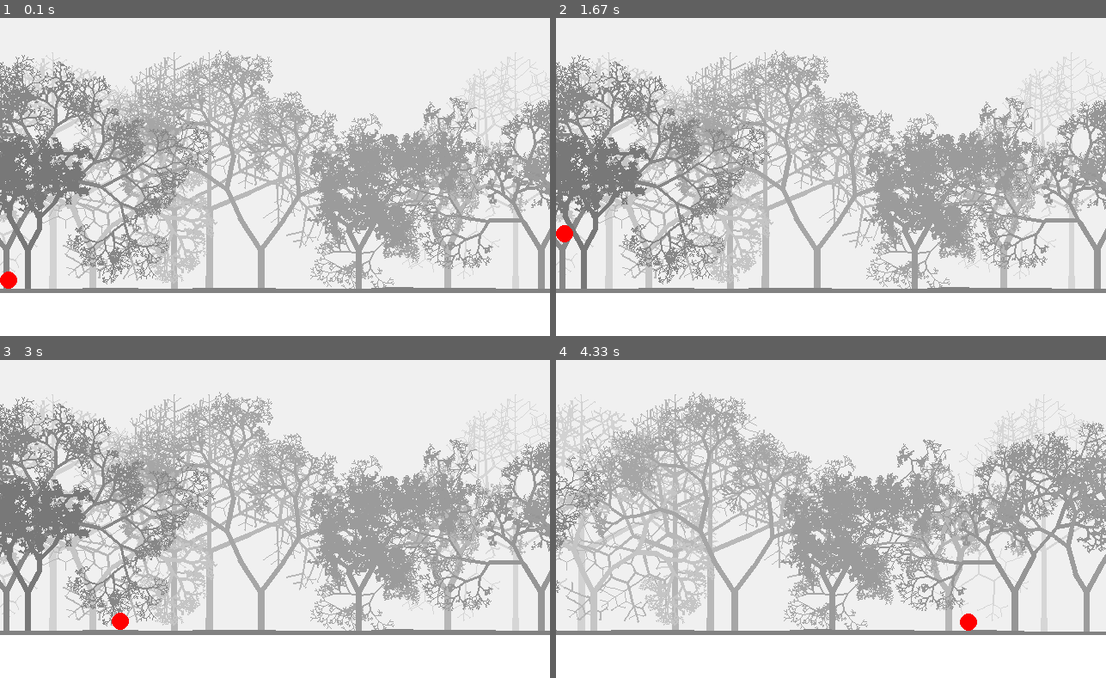
Above: before the commit, frames 1-4 (two rows, left to right).
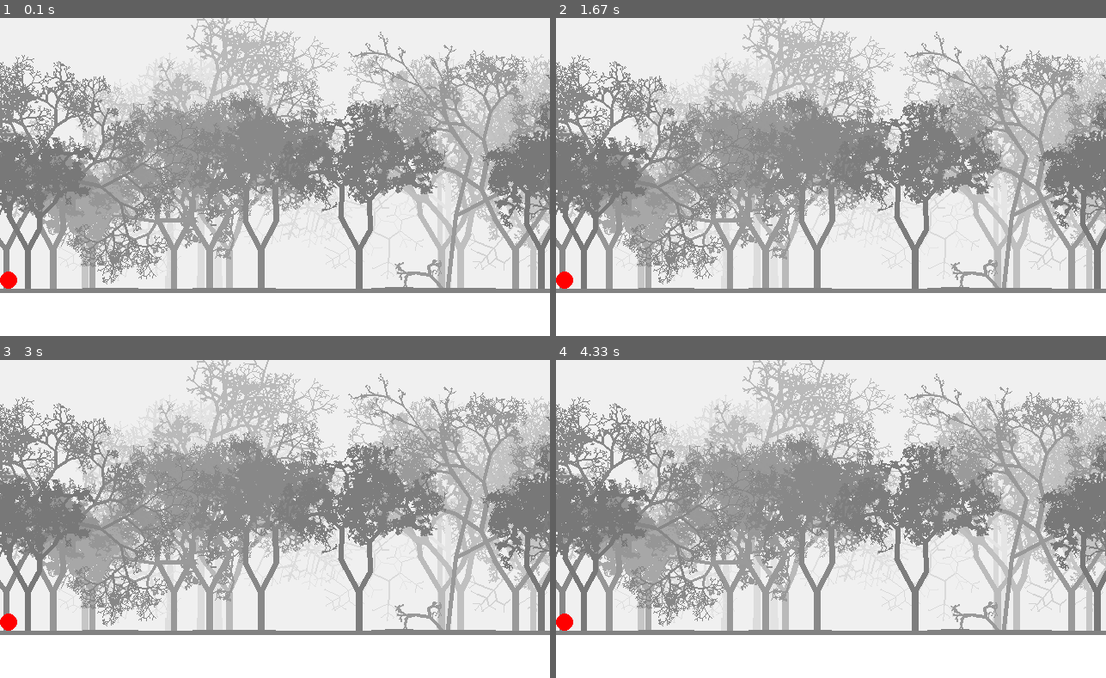
Above: after the commit, the same moments.

Repository: MyTaeyeon/Pygame-Art-with-code
Game: pygame game, started from lib/foo.py
The game is run twice, just before and just after one commit, with the same random seed, the same clock (stepped at 60 frames per second) and the same inputs.
Inputs:
- Up to frame 1 (0.1 s): no input
- Up to frame 2 (1.67 s): hold Left 0.33-0.87 s; hold Up from 1.4 s (still down)
- Up to frame 3 (3 s): release Up at 1.87 s; hold Right 1.9-2.53 s; hold Left from 2.57 s (still down)
- Up to frame 4 (4.33 s): release Left at 3.03 s; hold Right 3.07-3.53 s; hold Up 3.57-3.87 s; hold Right from 3.9 s (still down)

The runs differ from the first frame. In frame 1, 41% of the frame differs, in the area x 0-100%, y 0-86%; in frame 2, 41%; in frame 3, 41%; in frame 4, 49%.

Commit message:
update player's jump animation

Diff:
--- a/lib/foo.py
+++ b/lib/foo.py
@@ -21,7 +21,7 @@
 screen.fill((255, 255, 255))
 pygame.display.set_caption("")
 
-treeDensity = 64
+treeDensity = 32
 landDensity = 32
 
 allloads = 2 * width/treeDensity
@@ -118,7 +118,7 @@
 scroll = 0
 canvas = pygame.Surface([width/2,height])
 x = 0
-SPEED = 10
+SPEED = 3
 
 def onlandY(ox):
 	return height - land[math.ceil(ox // landDensity)] - 10
@@ -161,6 +161,7 @@
 
 	u.polygon(canvas,(130,130,130),[[0,height]]+[[landloc+i*landDensity,height-land[i]] for i in range(0,len(land))]+[[width/2,height]])
 	player.update(onlandY(player.x))
+	player.vx = 0
 	player.draw(canvas)
 
 	if landloc < -landDensity:
@@ -172,20 +173,20 @@
 	usercontrol = pygame.key.get_pressed()
 
 	if usercontrol[pygame.K_RIGHT]:
-		if player.x >= 15 * landDensity:
-			player.x = 15 * landDensity
+		if player.x >= 10 * landDensity:
+			player.x = 10 * landDensity
 			landloc -= SPEED
 			scroll -= SPEED
 		else:
-			player.x += SPEED
+			player.vx = SPEED
 	if usercontrol[pygame.K_LEFT]:
-		player.x -= SPEED
+		player.vx = -SPEED
 		if player.x < 10:
 			player.x = 10
-	if usercontrol[pygame.K_UP]:
-		if player.jumping == False and player.falling == False:
-			player.jumpy = player.y - 60
-			player.jumping = True
+	if usercontrol[pygame.K_SPACE] and player.stuckinSky == False:
+		player.time = 0
+		player.vy = SPEED * 3.5
+		player.ay = SPEED / 3
 
 	screen.blit(canvas,[0,0])
 	pygame.display.update()
